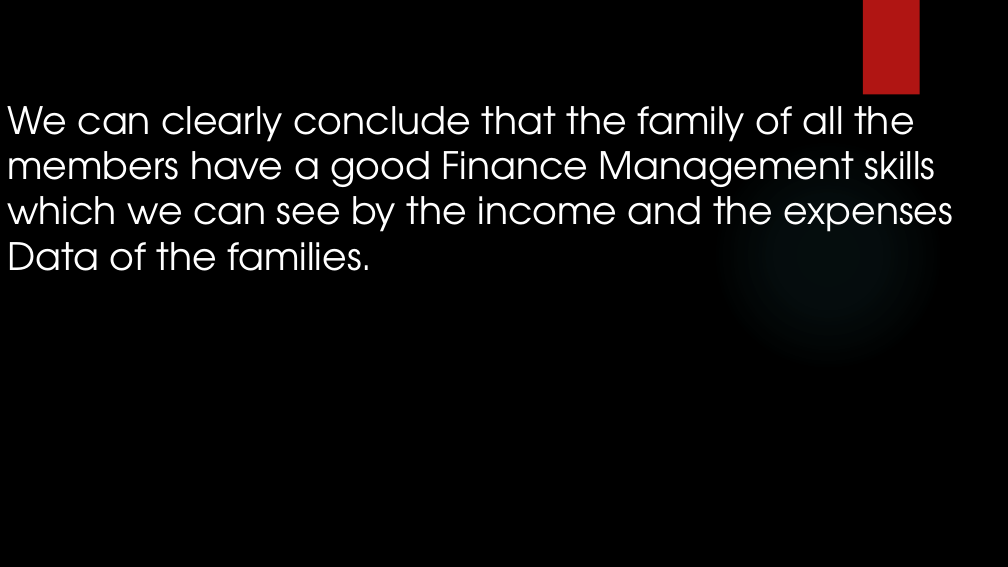
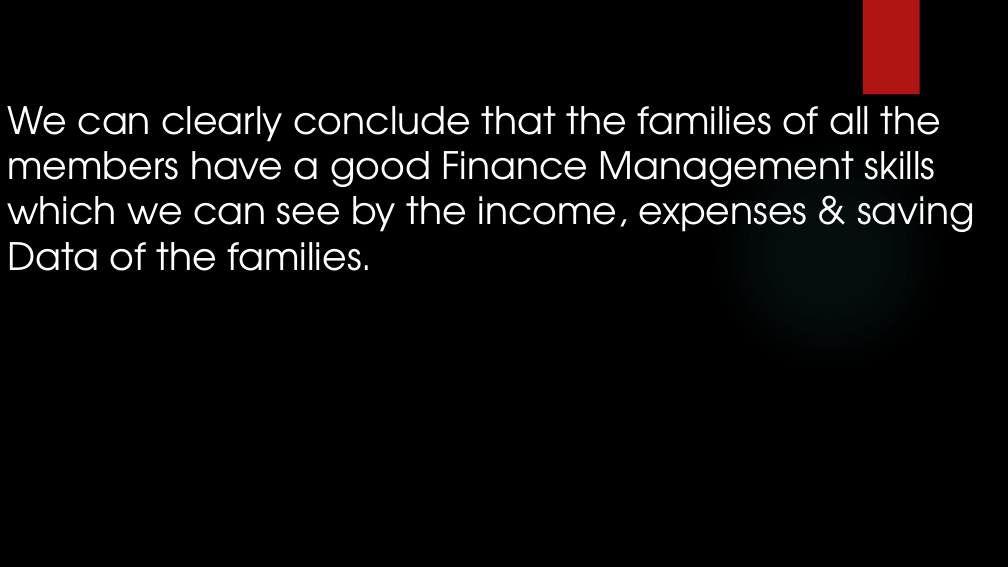
Before and after one commit to adg63/9A, a slide deck: slide 42 of PBl/Algebra PPT.pptx (slide 36 before the commit). Drawn at 1008x567 pixels with LibreOffice and Linux fonts; fonts in the diff are those of the drawing; background and template pictures are left out. Boxes give left, top, right and bottom in pixels: in the first picture for what was removed or moved away, otherwise in the second. Text is boxed around its words. In the diff, an @@ line names an element or a change of style, - is before the commit and + after.

```diff
--- a/PBl/Algebra PPT.pptx
+++ b/PBl/Algebra PPT.pptx
@@ text at bbox=[7, 94, 941, 142]: text changed @@
-We can clearly conclude that the family of all the
+We can clearly conclude that the families of all the
@@ text at bbox=[7, 185, 974, 232]: text changed @@
-which we can see by the income and the expenses
+which we can see by the income, expenses & saving
```
Also in this commit, not shown: 9 other slides changed, 7 slides added, 1 slide removed.
